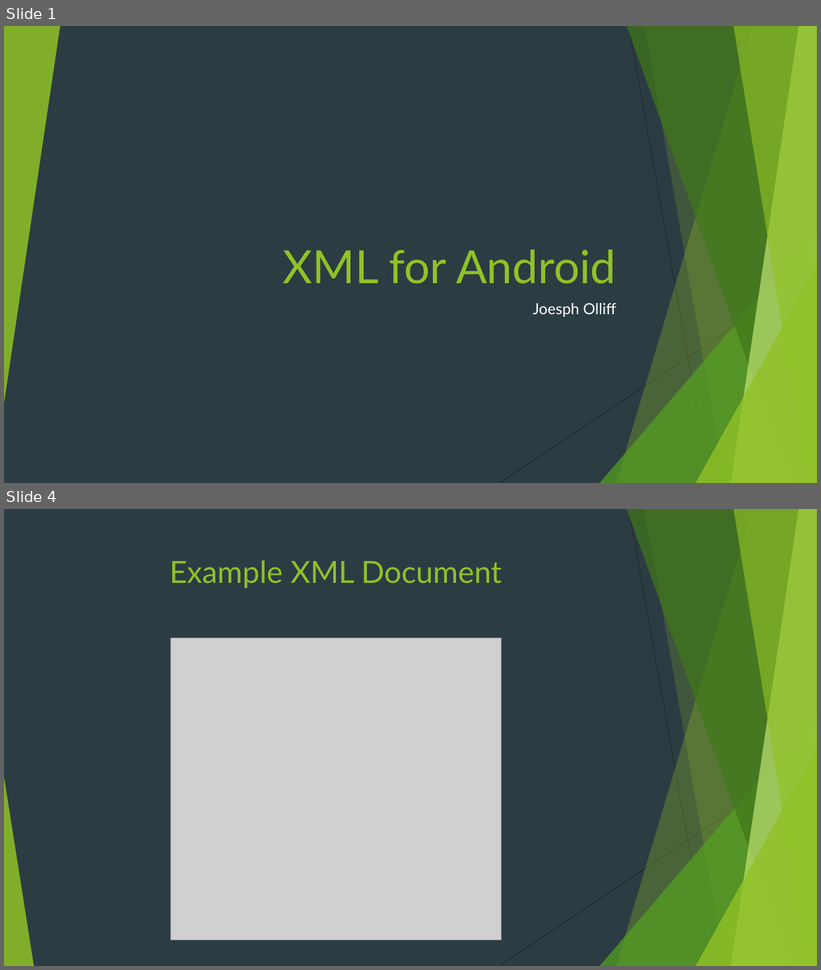
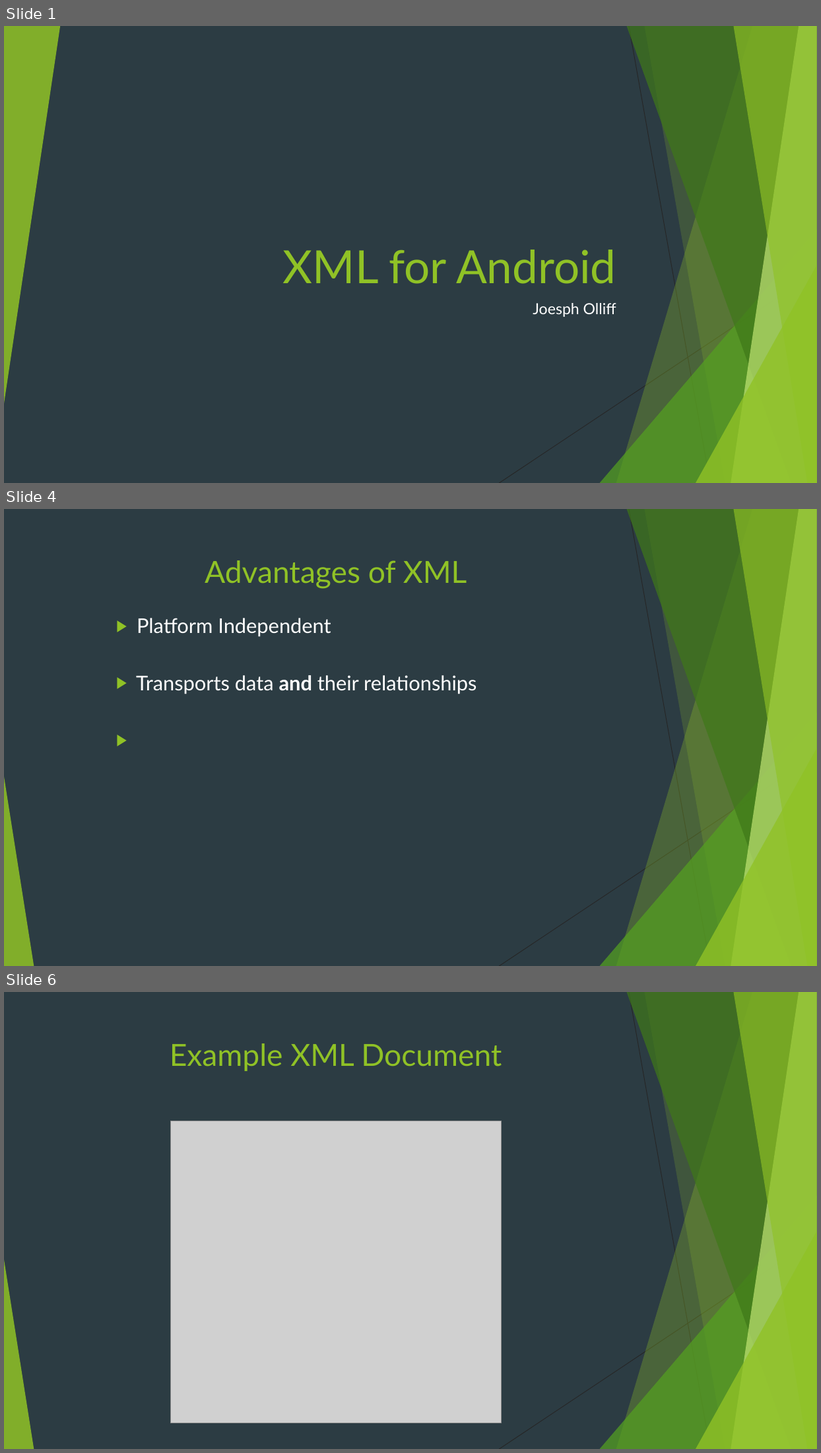
Before and after one commit to Sylvia-Olliff/XML-class, a slide deck: XML for Android.pptx. Shown one above the other, each under a label of ours: slides 1 and 4 before the commit, slides 1, 4 and 6 after it; the slides between them are not shown. The pictures are 821x970 and 821x1453 pixels, drawn with LibreOffice and Linux fonts; fonts in the diff are those of the drawing; grey boxes stand for pictures. Boxes give left, top, right and bottom in pixels: in the first picture for what was removed or moved away, otherwise in the second. Text is boxed around its words. In the diff, an @@ line names an element or a change of style, - is before the commit and + after.

```diff
--- a/XML for Android.pptx
+++ b/XML for Android.pptx
@@ slide 4 added at <box>4,509,817,966</box>, background #2C3C43; not listed: 10 template elements that a slide beside it also shows @@
@@ title added at <box>205,560,467,589</box>, 36 pt, text #90C226 @@
+Advantages of XML
@@ text added at <box>136,618,477,694</box>, 24 pt, text #FFFFFF @@
+    ▶ Platform Independent
+    ▶ Transports data and their relationships
@@ what was slide 4 is now slide 6 @@
```
Also in this commit, not shown: 3 slides changed, 5 other slides added, 1 slide removed.
